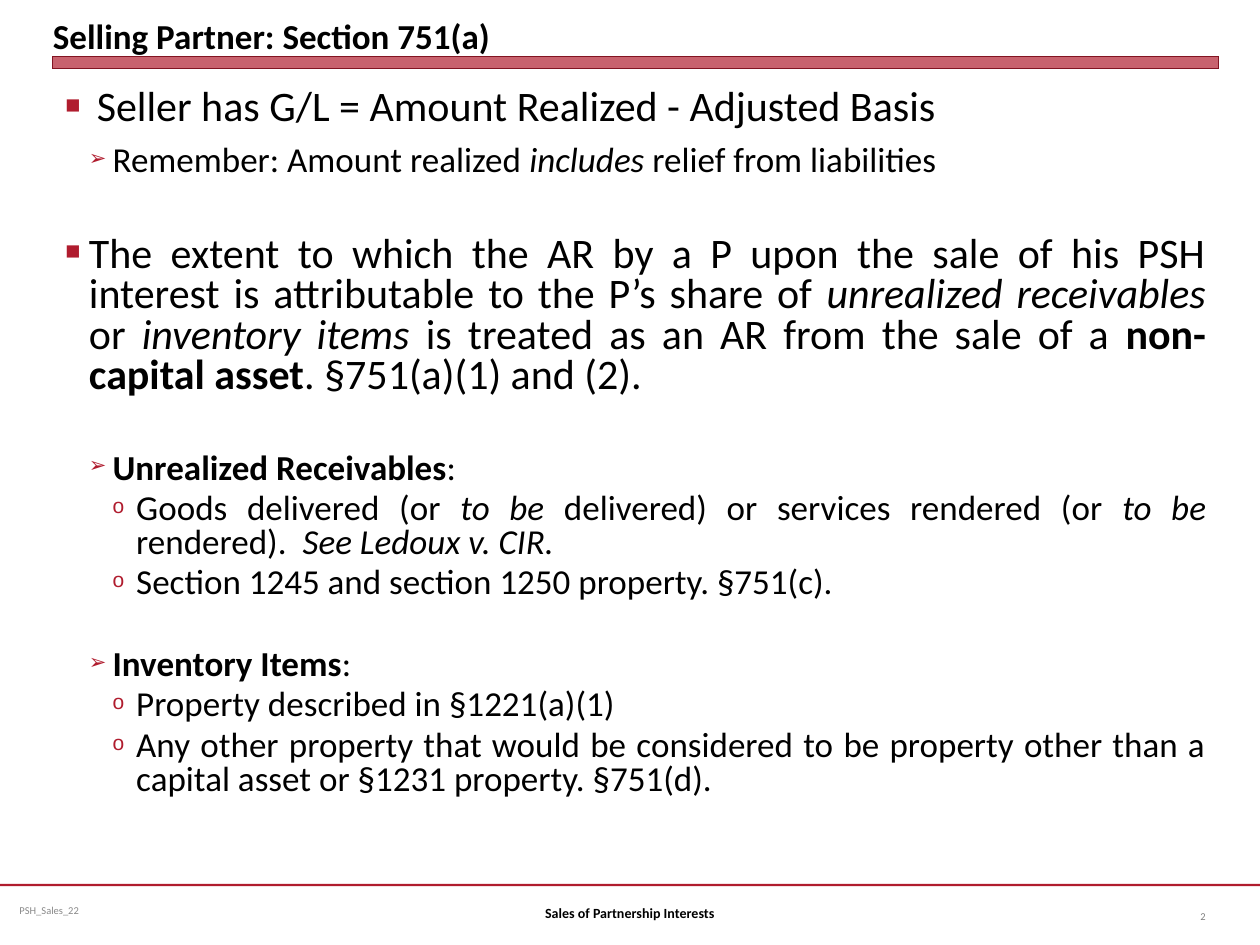
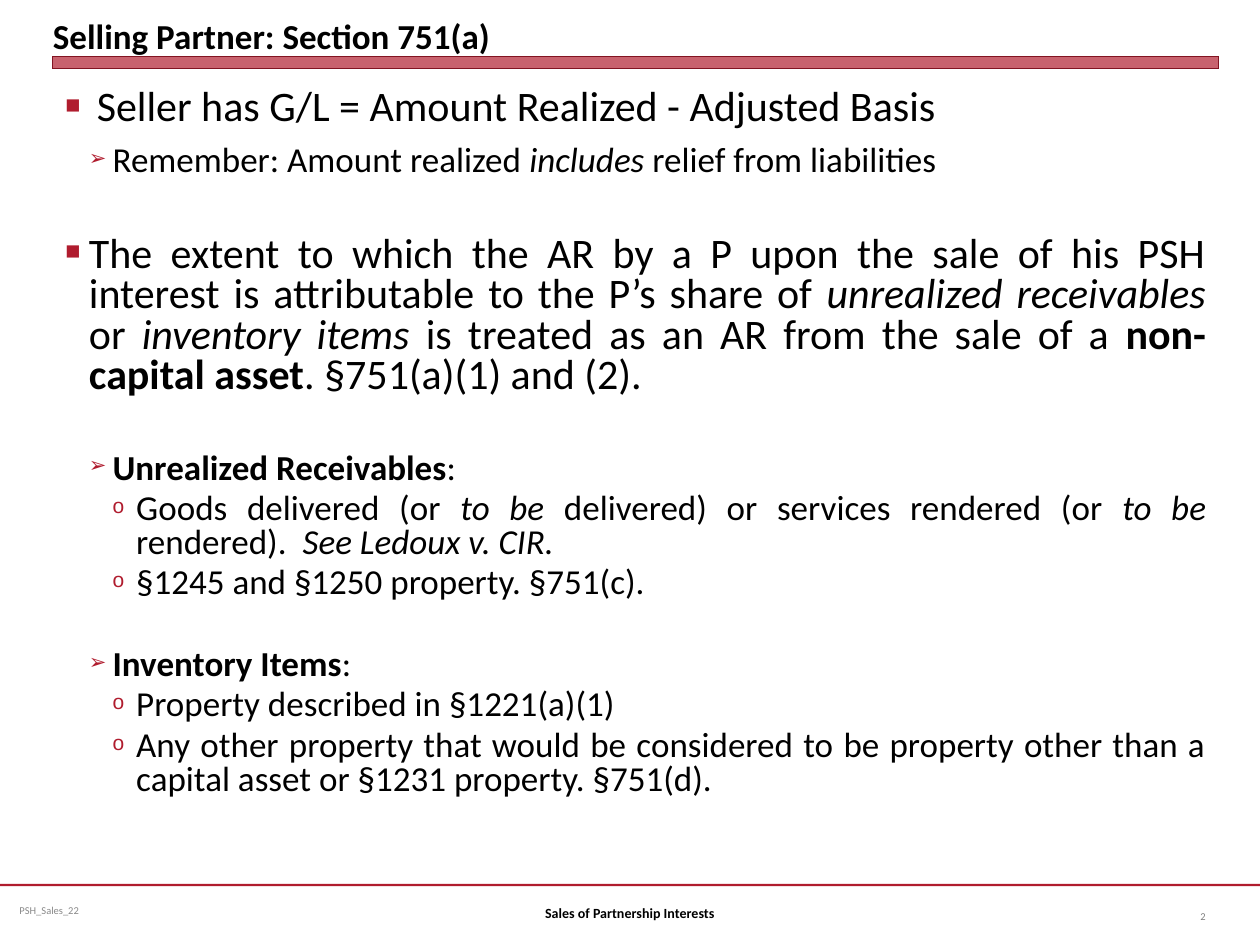
Before and after one commit to jmc877/Partnership-Tax, a slide deck: slide 2 of slides/PSH_Sales_22.pptx. Drawn at 1260x945 pixels with LibreOffice and Linux fonts; fonts in the diff are those of the drawing. Boxes give left, top, right and bottom in pixels: in the first picture for what was removed or moved away, otherwise in the second. Text is boxed around its words. In the diff, an @@ line names an element or a change of style, - is before the commit and + after.

```diff
--- a/slides/PSH_Sales_22.pptx
+++ b/slides/PSH_Sales_22.pptx
@@ text at [136,568,645,600]: text changed @@
-    o Section 1245 and section 1250 property. §751(c).
+    o §1245 and §1250 property. §751(c).
```
Also in this commit, not shown: 3 other files.
